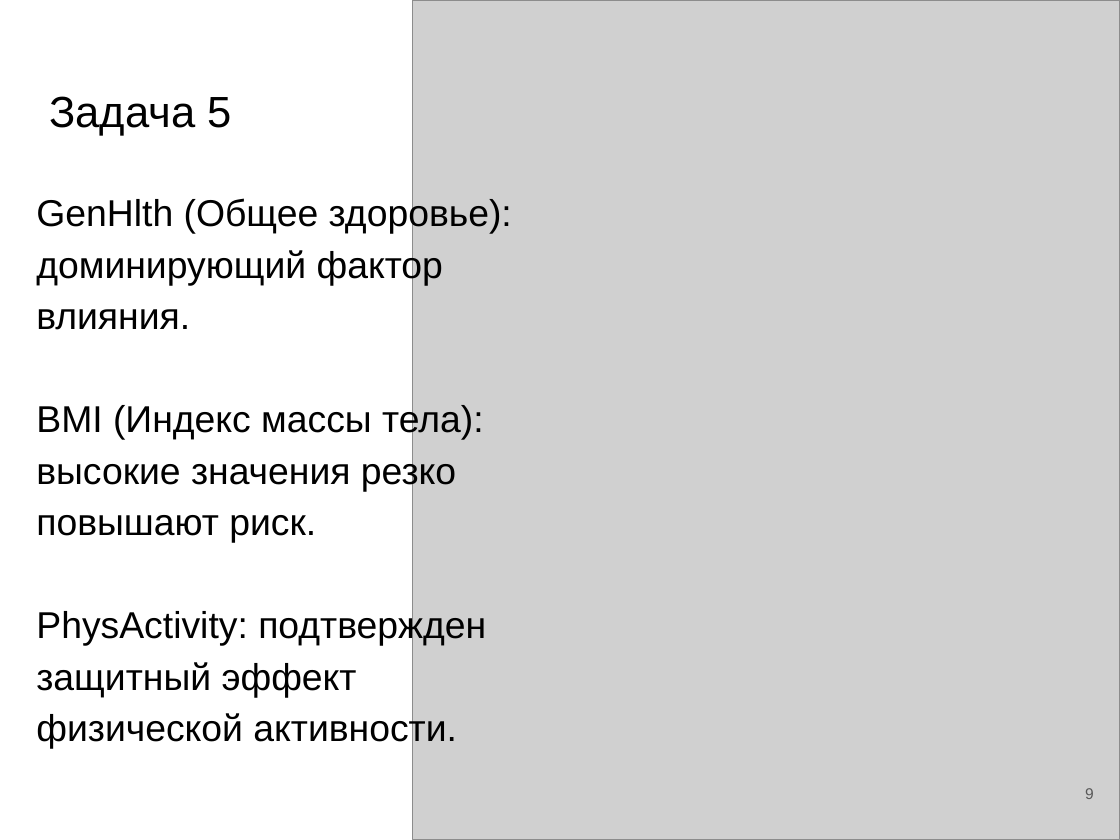
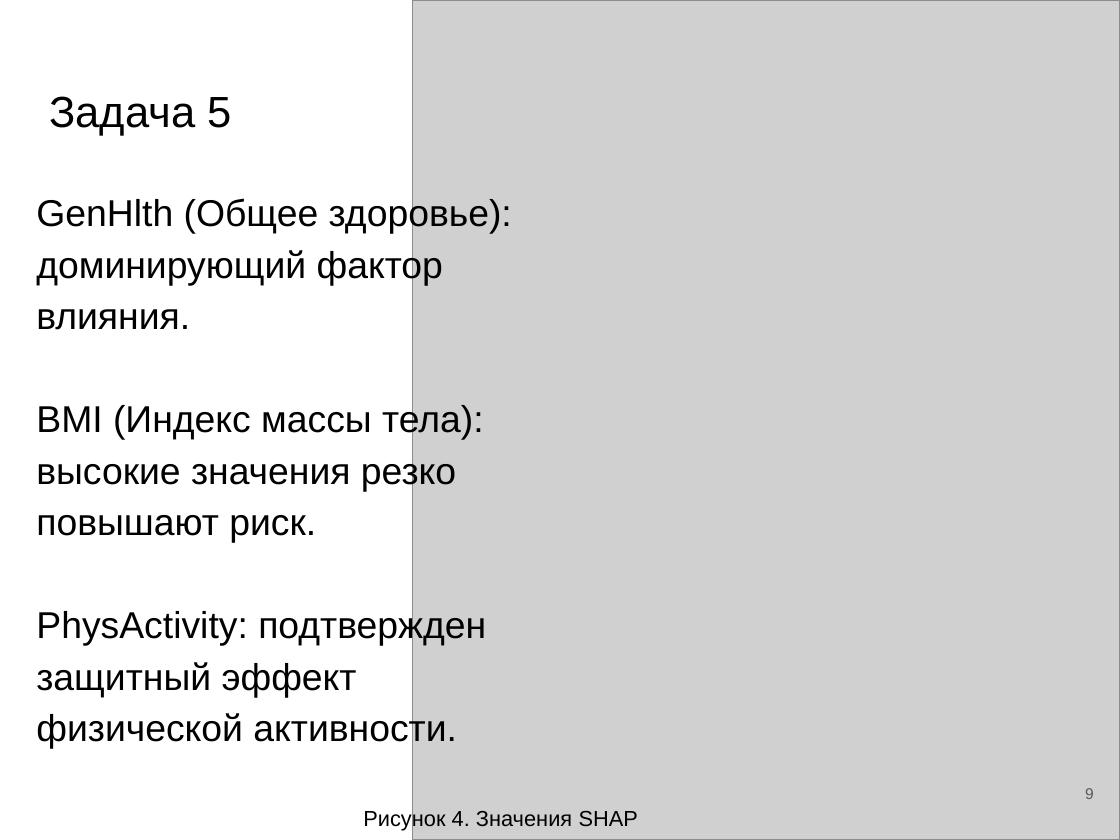
Before and after one commit to Pryflas/diplom, a slide deck: slide 9 of 2026ВКР238330МОРДАСОВ_презентация.pptx. Drawn at 1120x840 pixels with LibreOffice and Linux fonts; fonts in the diff are those of the drawing; grey boxes stand for pictures. Boxes give left, top, right and bottom in pixels: in the first picture for what was removed or moved away, otherwise in the second. Text is boxed around its words. In the diff, an @@ line names an element or a change of style, - is before the commit and + after.

```diff
--- a/2026ВКР238330МОРДАСОВ_презентация.pptx
+++ b/2026ВКР238330МОРДАСОВ_презентация.pptx
@@ text added at (363,809,638,831), 14 pt, text #000000 @@
+Рисунок 4. Значения SHAP
```
Also in this commit, not shown: 6 other slides changed, 9 other files.
